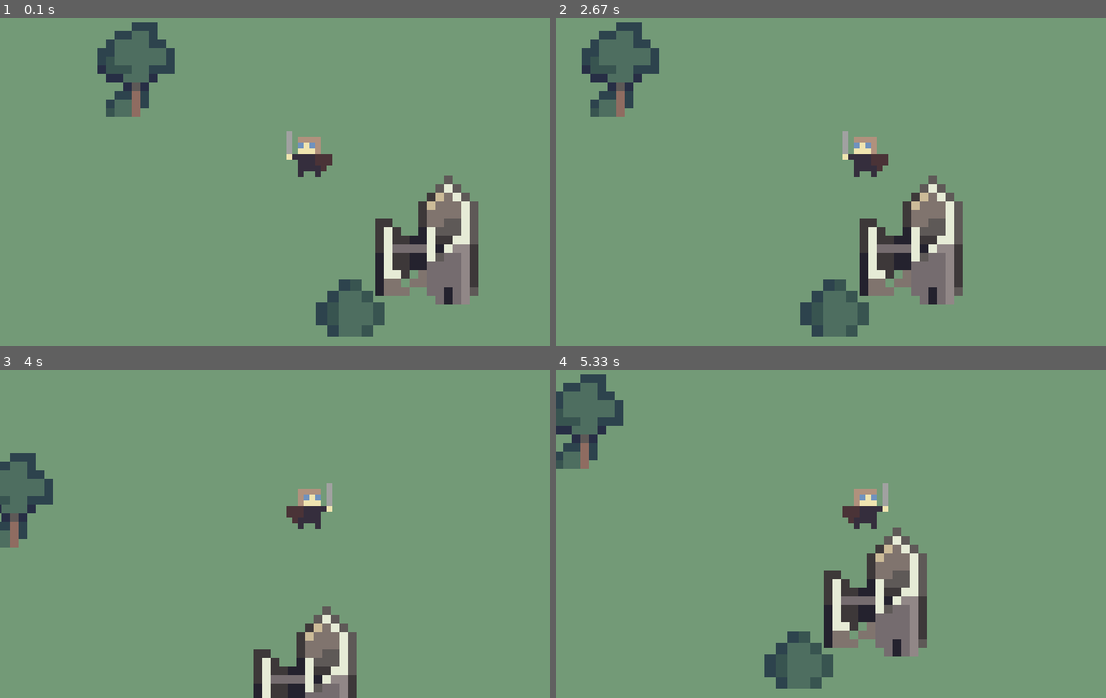
Above: before the commit, frames 1-4 (two rows, left to right).
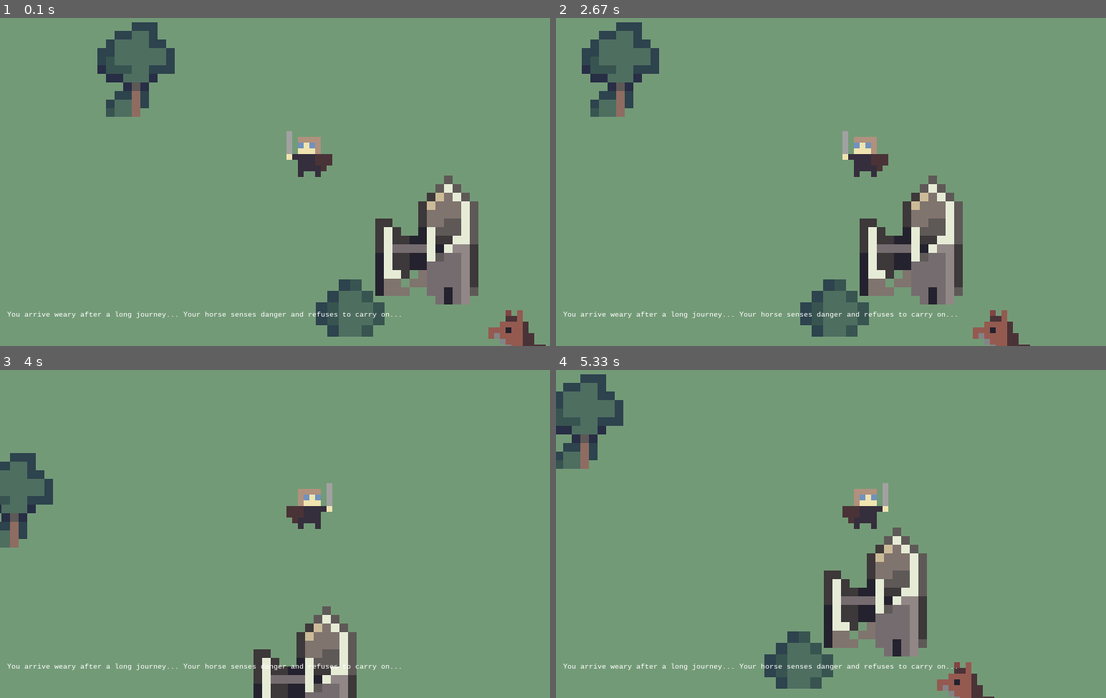
Above: after the commit, the same moments.

Repository: teo113/pygame_farlands
Game: pygame game, started from main.py
Same seed, same stepped clock (60 frames per second), same inputs: the game is played once before the commit and once after it.
Inputs:
- Up to frame 1 (0.1 s): no input
- Up to frame 2 (2.67 s): hold D 0.33-0.8 s; hold W 0.83-1.13 s; hold D 1.17-1.63 s; hold A 1.67-2.2 s; hold S 2.23-2.53 s; hold A from 2.57 s (still down)
- Up to frame 3 (4 s): release A at 2.97 s; hold W 3-3.37 s; hold D from 3.4 s (still down)
- Up to frame 4 (5.33 s): release D at 4.03 s; hold S 4.07-4.43 s; hold A 4.47-4.93 s; hold D from 4.97 s (still down)

The runs differ from the first frame. In frame 1, 0.9% of the frame differs, in the area x 1-100%, y 89-100%; in frame 2, 0.9%; in frame 3, 0.3%; in frame 4, 0.9%, in the area x 1-80%, y 89-100%.

Commit message:
Update main.py

Diff:
--- a/main.py
+++ b/main.py
@@ -52,11 +52,19 @@
 
     keys = pygame.key.get_pressed()
 
-    # static objects
+    # start location objects
     #pygame.draw.rect(display, (255,255,255), (100-display_scroll[0], 100-display_scroll[1], 16, 16))
     display.blit(pygame.transform.scale(pygame.image.load("assets/tree1_x1.png"),(192, 192)), (100-display_scroll[0], 100-display_scroll[1], 16, 16))
     display.blit(pygame.transform.scale(pygame.image.load("assets/ruins_x1.png"),(192, 192)), (500-display_scroll[0], 350-display_scroll[1], 16, 16))
     display.blit(pygame.transform.scale(pygame.image.load("assets/bush1_x1.png"),(128, 128)), (425-display_scroll[0], 475-display_scroll[1], 16, 16))
+    display.blit(pygame.transform.scale(pygame.image.load("assets/horse1_saddled_feeding0_x1.png"),(192, 136)), (650-display_scroll[0], 550-display_scroll[1], 24, 17))
+
+    # initialize font
+    myfont = pygame.font.SysFont("monospace", 10)
+
+    # render text
+    label = myfont.render("You arrive weary after a long journey... Your horse senses danger and refuses to carry on...", 1, (255,255,255))
+    display.blit(label, (10, 550))
 
     # map movement keys to display movement
     if keys[pygame.K_a]:
